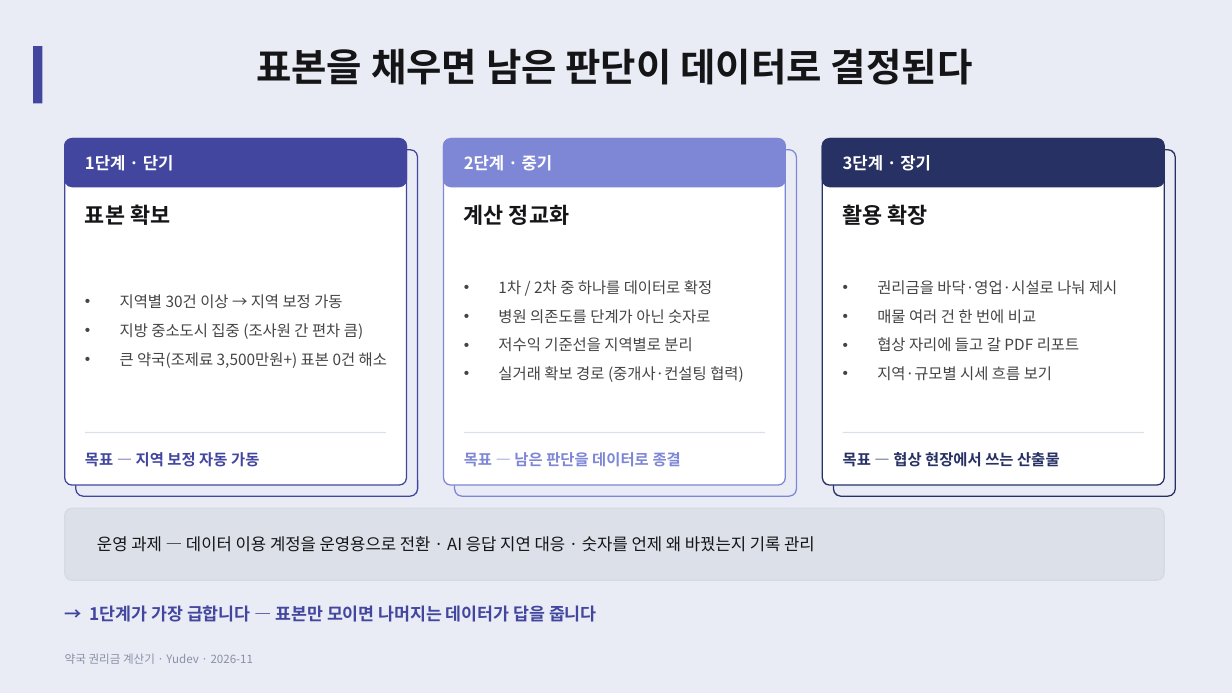
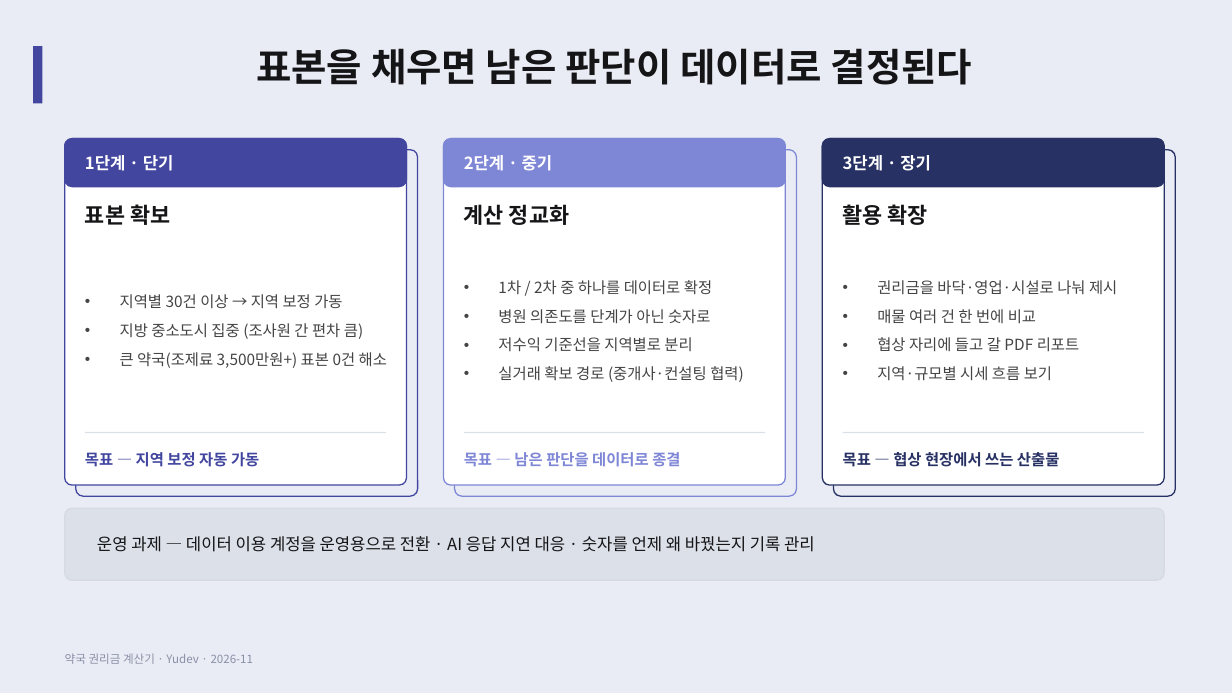
Before and after one commit to YUSEONCHUN/calculating, a slide deck: slide 27 of doc/slides/권리금계산기_프로젝트.pptx. Drawn at 1232x693 pixels with LibreOffice and Linux fonts; fonts in the diff are those of the drawing. Boxes give left, top, right and bottom in pixels: in the first picture for what was removed or moved away, otherwise in the second. Text is boxed around its words. In the diff, an @@ line names an element or a change of style, - is before the commit and + after.

```diff
--- a/doc/slides/권리금계산기_프로젝트.pptx
+++ b/doc/slides/권리금계산기_프로젝트.pptx
@@ text removed at [90,605,597,622] @@
-→ 1단계가 가장 급합니다 — 표본만 모이면 나머지는 데이터가 답을 줍니다
```
Also in this commit, not shown: 13 other slides changed, 2 other files.
